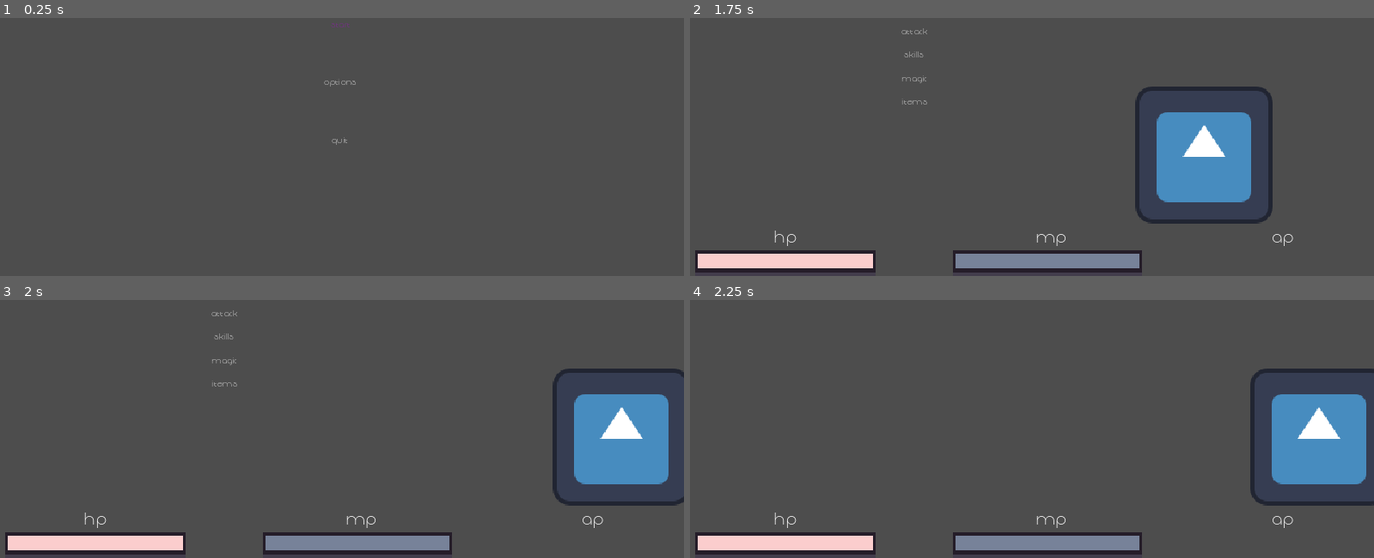
Above: before the commit, frames 1-4 (two rows, left to right).
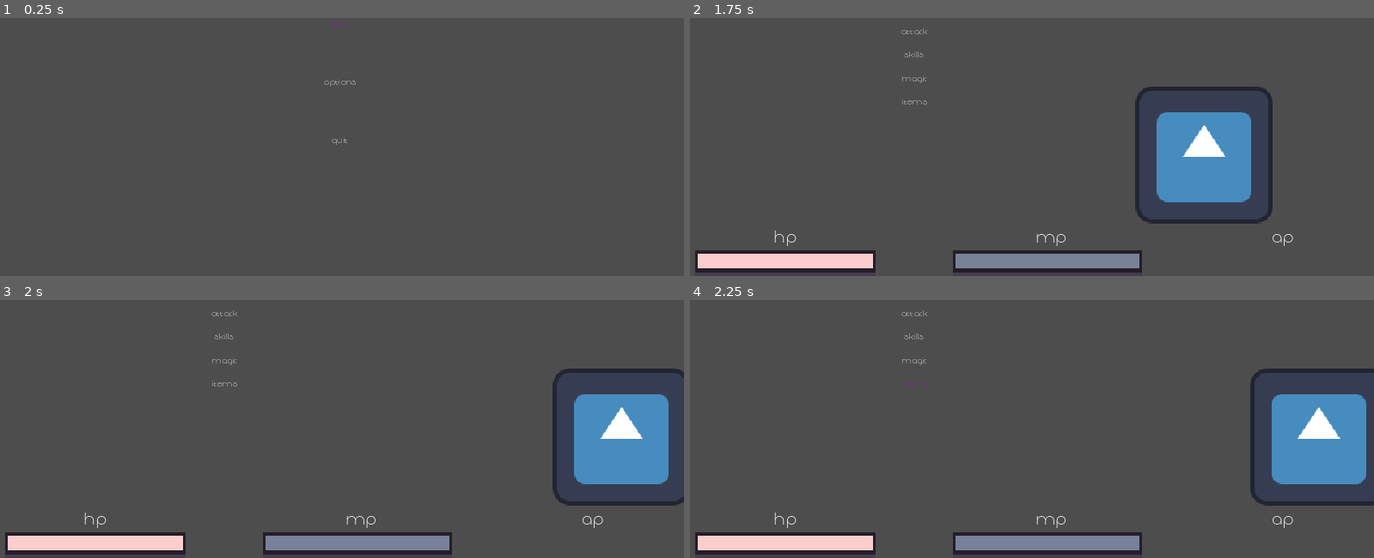
Above: after the commit, the same moments.

Repository: Dagethemage/GameOff2023
Game: Godot game, scene res://GUI/StartScreen.tscn
Two runs of this game, one before a commit and one after it. Both use one fixed random seed, a clock stepped at 60 frames per second and the inputs below. The engine's default icon, where the game draws it, is replaced by a stand-in: a white triangle on a blue panel in a dark square.
Inputs:
- Up to frame 1 (0.25 s): no input
- Up to frame 2 (1.75 s): click "Start" at 0.5 s; tap Enter at 1.25 s; hold D (right) from 1.28 s (still down)
- Up to frame 3 (2 s): keep holding D (right)
- Up to frame 4 (2.25 s): release D (right) at 2 s; click "Items" at 2 s

Frames 1-3 are identical in both runs. In frame 4, 0.1% of the frame differs, in the area x 30-35%, y 3-34%.

Commit message:
small rollback and action data
Rolled back some of the code to a previous version and started implementing action classes

Diff:
--- a/GUI/Item_button.gd
+++ /dev/null
@@ -1,7 +0,0 @@
-extends Button
-
-func update(item: Inventory):
-	if !item:
-		icon.visible = false
-	else:
-		icon.visible = true
--- a/GUI/battle_gui.gd
+++ b/GUI/battle_gui.gd
@@ -1,8 +1,4 @@
 extends Control
-
-
-#@onready var inv: Inventory = preload("res://Resource/Player_item_inventory.tres")
-#@onready var slots: Array = $ItemsMenu.get_children()
 
 
 @onready var attack = $BattleMenu/Attack
@@ -13,21 +9,15 @@
 @onready var battle_menu = $BattleMenu
 @onready var skill_menu = $SkillMenu
 @onready var magic_menu = $MagicMenu
-@onready var items_menu = $ItemsMenu
+
 
 
 func _ready() -> void:
-#	update_slots()
 	attack.grab_focus()
 	attack.pressed.connect(attack_button_pressed)
 	skills.pressed.connect(skills_button_pressed)
 	magic.pressed.connect(magic_button_pressed)
-	items.pressed.connect(items_button_pressed)
-#	print(inv.items)
 
-#func update_slots():
-#	for i in range(min(inv.items.size(), slots.size())):
-#		slots[i].update(inv.items[1])
 
 func attack_button_pressed():
 	pass
@@ -42,10 +32,7 @@
 	magic_menu.show()
 	magic_menu.get_child(0).grab_focus()
 
-func items_button_pressed():
-	battle_menu.hide()
-	items_menu.show()
-	items_menu.get_child(0).grab_focus()
+
 
 func _unhandled_input(event):
 	if Input.is_action_just_pressed("Back"):
@@ -53,4 +40,3 @@
 		attack.grab_focus()
 		skill_menu.hide()
 		magic_menu.hide()
-		items_menu.hide()
--- a/GUI/battle_gui.tscn
+++ b/GUI/battle_gui.tscn
@@ -1,8 +1,7 @@
-[gd_scene load_steps=4 format=3 uid="uid://dag6sy5os3vgu"]
+[gd_scene load_steps=3 format=3 uid="uid://dag6sy5os3vgu"]
 
 [ext_resource type="Script" path="res://GUI/battle_gui.gd" id="1_14ncc"]
 [ext_resource type="Theme" uid="uid://daemuuguf1eqs" path="res://GUI/Themes/ButtonTheme_BattleMenu.tres" id="1_bcw7p"]
-[ext_resource type="PackedScene" uid="uid://py55gukb4td1" path="res://GUI/item_button.tscn" id="3_60mnj"]
 
 [node name="BattleGUI" type="Control"]
 layout_mode = 3
@@ -53,46 +52,3 @@
 offset_top = 40.0
 offset_right = 96.0
 offset_bottom = 84.0
-
-[node name="ItemsMenu" type="VBoxContainer" parent="."]
-layout_mode = 0
-offset_left = 56.0
-offset_top = 64.0
-offset_right = 96.0
-offset_bottom = 108.0
-
-[node name="Button" parent="ItemsMenu" instance=ExtResource("3_60mnj")]
-layout_mode = 2
-
-[node name="Button2" parent="ItemsMenu" instance=ExtResource("3_60mnj")]
-layout_mode = 2
-
-[node name="Button3" parent="ItemsMenu" instance=ExtResource("3_60mnj")]
-layout_mode = 2
-
-[node name="Button4" parent="ItemsMenu" instance=ExtResource("3_60mnj")]
-layout_mode = 2
-
-[node name="Button5" parent="ItemsMenu" instance=ExtResource("3_60mnj")]
-layout_mode = 2
-
-[node name="Button6" parent="ItemsMenu" instance=ExtResource("3_60mnj")]
-layout_mode = 2
-
-[node name="Button7" parent="ItemsMenu" instance=ExtResource("3_60mnj")]
-layout_mode = 2
-
-[node name="Button8" parent="ItemsMenu" instance=ExtResource("3_60mnj")]
-layout_mode = 2
-
-[node name="Button9" parent="ItemsMenu" instance=ExtResource("3_60mnj")]
-layout_mode = 2
-
-[node name="Button10" parent="ItemsMenu" instance=ExtResource("3_60mnj")]
-layout_mode = 2
-
-[node name="Button11" parent="ItemsMenu" instance=ExtResource("3_60mnj")]
-layout_mode = 2
-
-[node name="Button12" parent="ItemsMenu" instance=ExtResource("3_60mnj")]
-layout_mode = 2
--- a/GUI/item_button.tscn
+++ /dev/null
@@ -1,10 +0,0 @@
-[gd_scene load_steps=3 format=3 uid="uid://py55gukb4td1"]
-
-[ext_resource type="Theme" uid="uid://daemuuguf1eqs" path="res://GUI/Themes/ButtonTheme_BattleMenu.tres" id="1_1uwro"]
-[ext_resource type="Script" path="res://GUI/Item_button.gd" id="2_lb5h6"]
-
-[node name="Button" type="Button"]
-offset_right = 8.0
-offset_bottom = 8.0
-theme = ExtResource("1_1uwro")
-script = ExtResource("2_lb5h6")
--- /dev/null
+++ b/GUI/items_menu.tscn
@@ -0,0 +1,10 @@
+[gd_scene load_steps=2 format=3 uid="uid://cd3mpomwu6efy"]
+
+[ext_resource type="Script" path="res://GUI/items_menu.gd" id="1_0j1fs"]
+
+[node name="ItemsMenu" type="VBoxContainer"]
+offset_left = 56.0
+offset_top = 64.0
+offset_right = 96.0
+offset_bottom = 108.0
+script = ExtResource("1_0j1fs")
--- a/Item_button.gd
+++ /dev/null
@@ -1,6 +0,0 @@
-extends Button
-
-func update(item: Inventory):
-	if !item:return
-	else:
-		text = item.name
--- /dev/null
+++ b/Resource/Action.gd
@@ -0,0 +1,22 @@
+class_name Action
+extends Resource
+
+
+signal finished
+
+var _data: ActionData
+var _actor
+var _targets: Array = []
+
+func _init(data: ActionData, actor, targets: Array) -> void:
+	_data = data
+	_actor = actor
+	_targets = targets
+
+func apply_async() -> bool:
+	await Engine.get_main_loop().idle_frame
+	finished.emit()
+	return true
+
+func get_ap_cost() -> int:
+	return _data.ap_cost
--- /dev/null
+++ b/Resource/ActionData.gd
@@ -0,0 +1,14 @@
+class_name ActionData
+extends Resource
+
+
+@export var icon: Texture
+@export var name: String
+
+@export var ap_cost = 0
+
+@export var is_targeting_self = false
+@export var is_targeting_all = false
+
+func can_be_used_by(battler) -> bool:
+	return ap_cost <= battler.stats.ap
--- a/Resource/Inventory.gd
+++ /dev/null
@@ -1,4 +0,0 @@
-class_name Inventory
-extends Resource
-
-@export var items: Array[Item]
--- a/Resource/Item.gd
+++ /dev/null
@@ -1,5 +0,0 @@
-class_name Item
-extends Resource
-
-@export var name: String = ""
-@export var icon: Texture
--- a/Resource/Player_item_inventory.tres
+++ /dev/null
@@ -1,8 +0,0 @@
-[gd_resource type="Resource" script_class="Inventory" load_steps=3 format=3 uid="uid://d2g2xg6ahdpsw"]
-
-[ext_resource type="Resource" uid="uid://cvl31f620pmvb" path="res://Resource/Test_item.tres" id="1_64ugd"]
-[ext_resource type="Script" path="res://Resource/Inventory.gd" id="1_80f6g"]
-
-[resource]
-script = ExtResource("1_80f6g")
-items = Array[Resource("res://Resource/Item.gd")]([ExtResource("1_64ugd"), null, ExtResource("1_64ugd"), null, null, null, ExtResource("1_64ugd"), null, null, null, null, null])
--- a/Resource/Test_item.tres
+++ /dev/null
@@ -1,9 +0,0 @@
-[gd_resource type="Resource" script_class="Item" load_steps=3 format=3 uid="uid://cvl31f620pmvb"]
-
-[ext_resource type="Script" path="res://Resource/Item.gd" id="1_k5m6l"]
-[ext_resource type="Texture2D" uid="uid://cwx1ujfgsspr1" path="res://icon.svg" id="1_ufges"]
-
-[resource]
-script = ExtResource("1_k5m6l")
-name = "TestItem"
-icon = ExtResource("1_ufges")
